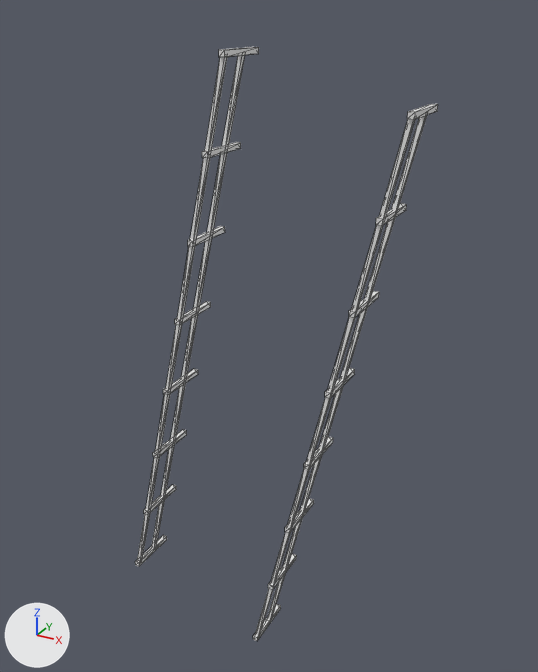
An edit to the OBJ model SourceAssets/Terrain/EastsideTrail/EastsideBridge_83291379_Rails.obj, drawn before and after from the same camera.
One viewpoint serves both versions: a 50 mm lens placed at (26108.0, -1184.0, 43033.0), pointed at (25495.0, -69.0, 42475.0). Lighting does not change. The marker at lower left points along +X, +Y and +Z. The picture after the commit comes second. Mesh edges are drawn as thin lines. Where no turn or scale is listed for an object, it has been applied to the vertices. Vertices at exactly the same position are counted once.

Script lines for the objects in view, before the commit:
```python
me_eastsidebridge_83291379_rails = bpy.data.meshes.new('EastsideBridge_83291379_Rails')
me_eastsidebridge_83291379_rails.from_pydata(...)  # 256 vertices, 528 faces; spans x 25216.0..25778.0, y -176.0..-72.0, z 41832.0..42977.0
ob_eastsidebridge_83291379_rails = bpy.data.objects.new('EastsideBridge_83291379_Rails', me_eastsidebridge_83291379_rails)
ob_eastsidebridge_83291379_rails.location = (0.0, 0.0, 0.0)
```
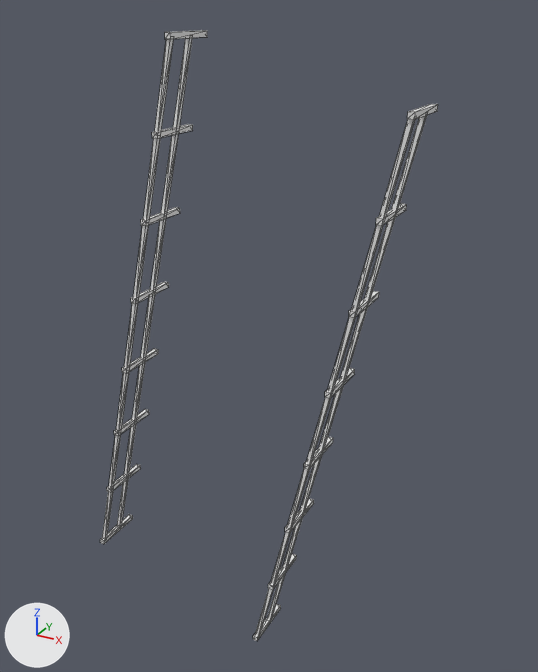
The newer file is also turned or shifted as a whole; pictures and numbers use the older file's frame.

Boxes [x1, y1, x2, y2] around the edits, measured in the pictures (538 x 672 px; the box of a moved part takes in the faces that stretch with it):
```json
{"object": "EastsideBridge_83291379_Rails", "change": "reshaped", "before": [135, 47, 438, 641], "after": [100, 30, 438, 641], "on screen": "12% wider"}
{"part": 1, "of": "me_eastsidebridge_83291379_rails", "change": "moved or reshaped", "before": [151, 55, 245, 548], "after": [117, 38, 192, 527]}
{"part": 2, "of": "me_eastsidebridge_83291379_rails", "change": "moved or reshaped", "before": [137, 57, 227, 562], "after": [102, 39, 174, 540]}
{"part": 3, "of": "me_eastsidebridge_83291379_rails", "change": "moved or reshaped", "before": [135, 535, 167, 566], "after": [100, 514, 133, 544]}
{"part": 4, "of": "me_eastsidebridge_83291379_rails", "change": "moved or reshaped", "before": [144, 485, 176, 515], "after": [107, 464, 141, 493]}
{"part": 5, "of": "me_eastsidebridge_83291379_rails", "change": "moved or reshaped", "before": [153, 430, 187, 458], "after": [114, 409, 149, 436]}
{"part": 6, "of": "me_eastsidebridge_83291379_rails", "change": "moved or reshaped", "before": [163, 369, 198, 395], "after": [122, 348, 158, 373]}
{"part": 7, "of": "me_eastsidebridge_83291379_rails", "change": "moved or reshaped", "before": [175, 301, 211, 325], "after": [131, 282, 169, 304]}
{"part": 8, "of": "me_eastsidebridge_83291379_rails", "change": "moved or reshaped", "before": [188, 226, 225, 247], "after": [141, 207, 180, 226]}
{"part": 9, "of": "me_eastsidebridge_83291379_rails", "change": "moved or reshaped", "before": [202, 142, 241, 158], "after": [152, 124, 193, 139]}
{"part": 10, "of": "me_eastsidebridge_83291379_rails", "change": "moved or reshaped", "before": [219, 47, 259, 57], "after": [165, 30, 207, 39]}
```

Scene script edits in JSON lines:
```json
{"block": "me_eastsidebridge_83291379_rails", "where": "# used by ob_eastsidebridge_83291379_rails; location = (0.0, 0.0, 0.0)"}
{"op": "remove", "block": "me_eastsidebridge_83291379_rails", "code": "me_eastsidebridge_83291379_rails.from_pydata(...)  # 256 vertices, 528 faces; spans x 25216.0..25778.0, y -176.0..-72.0, z 41832.0..42977.0"}
{"op": "add", "block": "me_eastsidebridge_83291379_rails", "code": "me_eastsidebridge_83291379_rails.from_pydata(...)  # 256 vertices, 528 faces; spans x 25119.0..25778.0, y -176.0..-72.0, z 41832.0..43000.0"}
{"block": "me_eastsidebridge_83291379_rails", "change": "me_eastsidebridge_83291379_rails part 1: the loose piece of 32 vertices spanning x 25217.0..25477.0, y -120.0..-112.0, z 41907.0..42973.0 is moved by (-97.0, 0.0, 23.0)"}
{"block": "me_eastsidebridge_83291379_rails", "change": "me_eastsidebridge_83291379_rails part 2: the loose piece of 32 vertices spanning x 25217.0..25477.0, y -172.0..-164.0, z 41907.0..42973.0 is moved by (-97.0, 0.0, 23.0)"}
{"block": "me_eastsidebridge_83291379_rails", "change": "me_eastsidebridge_83291379_rails part 3: the loose piece of 8 vertices spanning x 25216.0..25226.0, y -176.0..-72.0, z 41903.0..41913.0 is moved by (-97.0, 0.0, 23.0)"}
{"block": "me_eastsidebridge_83291379_rails", "change": "me_eastsidebridge_83291379_rails part 4: the loose piece of 8 vertices spanning x 25252.0..25262.0, y -176.0..-72.0, z 42055.0..42065.0 is moved by (-97.0, 0.0, 23.0)"}
{"block": "me_eastsidebridge_83291379_rails", "change": "me_eastsidebridge_83291379_rails part 5: the loose piece of 8 vertices spanning x 25288.0..25298.0, y -176.0..-72.0, z 42207.0..42217.0 is moved by (-97.0, 0.0, 23.0)"}
{"block": "me_eastsidebridge_83291379_rails", "change": "me_eastsidebridge_83291379_rails part 6: the loose piece of 8 vertices spanning x 25324.0..25334.0, y -176.0..-72.0, z 42359.0..42369.0 is moved by (-97.0, 0.0, 23.0)"}
{"block": "me_eastsidebridge_83291379_rails", "change": "me_eastsidebridge_83291379_rails part 7: the loose piece of 8 vertices spanning x 25360.0..25370.0, y -176.0..-72.0, z 42511.0..42521.0 is moved by (-97.0, 0.0, 23.0)"}
{"block": "me_eastsidebridge_83291379_rails", "change": "me_eastsidebridge_83291379_rails part 8: the loose piece of 8 vertices spanning x 25396.0..25406.0, y -176.0..-72.0, z 42663.0..42673.0 is moved by (-97.0, 0.0, 23.0)"}
{"block": "me_eastsidebridge_83291379_rails", "change": "me_eastsidebridge_83291379_rails part 9: the loose piece of 8 vertices spanning x 25432.0..25442.0, y -176.0..-72.0, z 42815.0..42825.0 is moved by (-97.0, 0.0, 23.0)"}
{"block": "me_eastsidebridge_83291379_rails", "change": "me_eastsidebridge_83291379_rails part 10: the loose piece of 8 vertices spanning x 25468.0..25478.0, y -176.0..-72.0, z 42967.0..42977.0 is moved by (-97.0, 0.0, 23.0)"}
```
